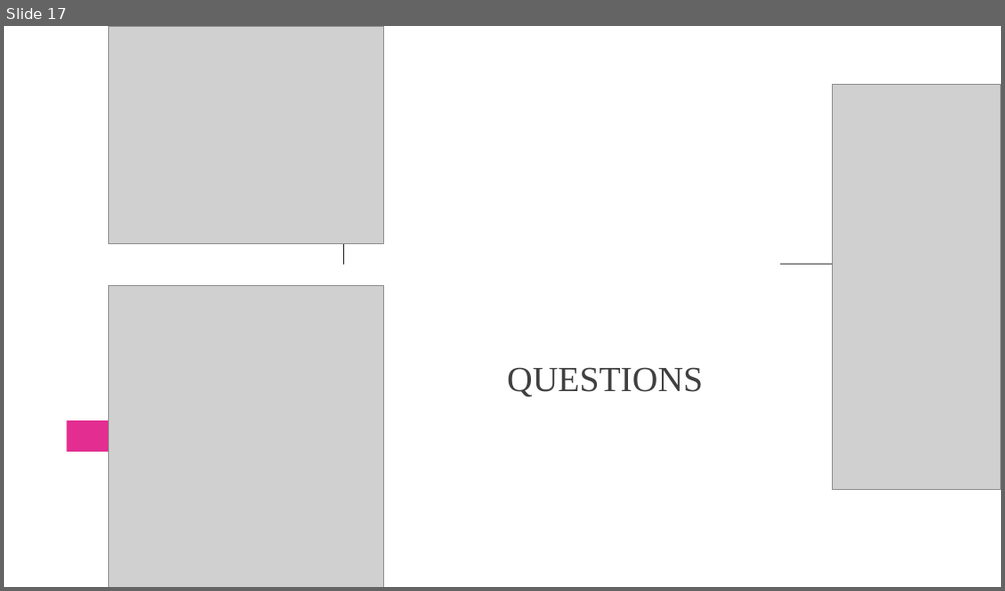
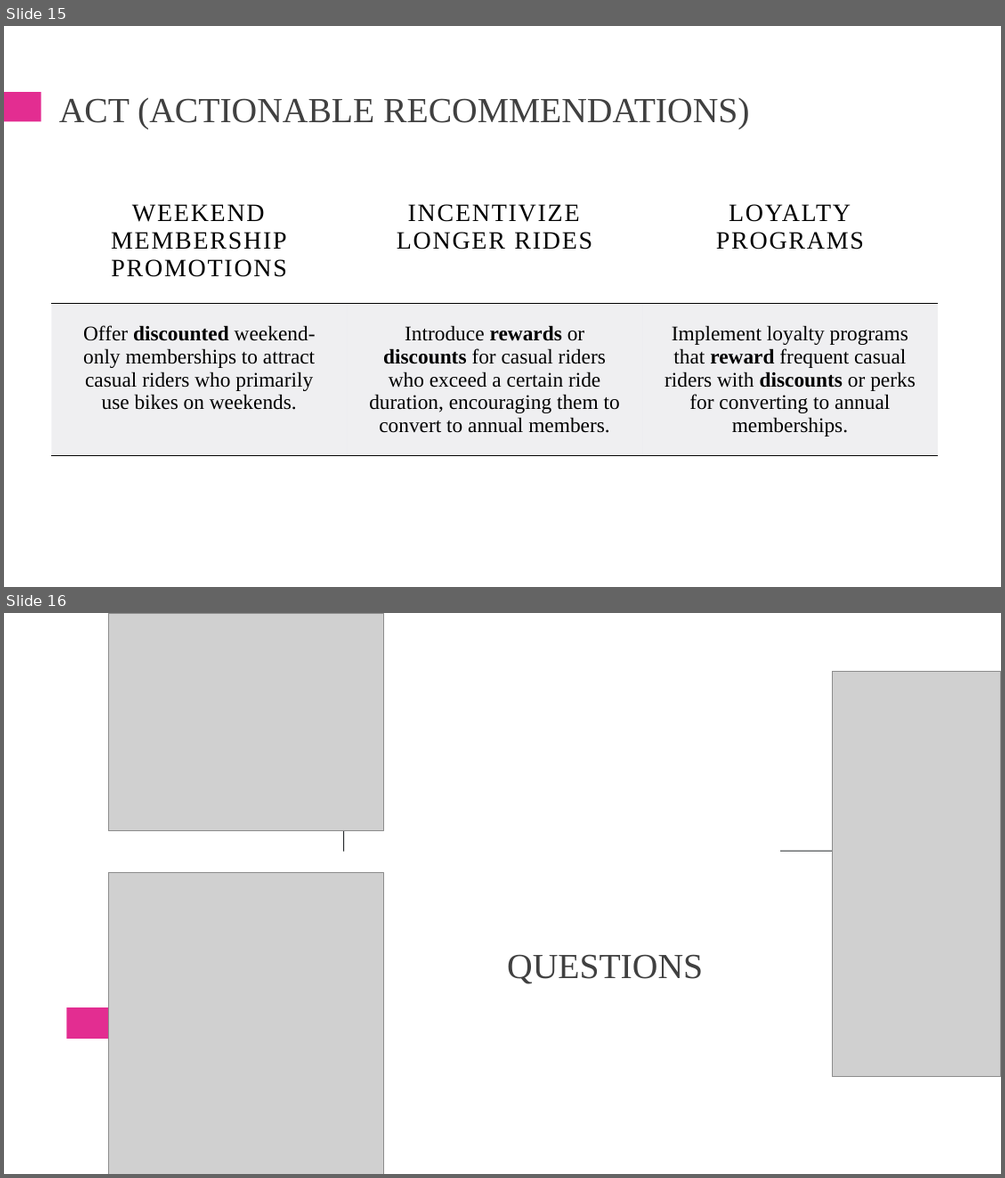
Before and after one commit to MuhammadOwais766/Google_Case_Study, a slide deck: Case_Study_Presentation.pptx. Shown one above the other, each under a label of ours: slide 17 before the commit, slides 15 and 16 after it. The pictures are 1005x591 and 1005x1178 pixels, drawn with LibreOffice and Linux fonts; fonts in the diff are those of the drawing; grey boxes stand for pictures. Boxes give left, top, right and bottom in pixels: in the first picture for what was removed or moved away, otherwise in the second. Text is boxed around its words. In the diff, an @@ line names an element or a change of style, - is before the commit and + after.

```diff
--- a/Case_Study_Presentation.pptx
+++ b/Case_Study_Presentation.pptx
@@ slide 15 added at [4,26,1001,587], background #FFFFFF @@
@@ rectangle added at [4,92,41,122], fill #E32D91 @@
@@ title added at [59,97,749,129], 34 pt, text #404040 @@
+ACT (ACTIONABLE RECOMMENDATIONS)
@@ table added at [52,181,938,468], 2 rows, 3 columns @@
+WEEKEND MEMBERSHIP PROMOTIONS | INCENTIVIZE LONGER RIDES | LOYALTY PROGRAMS
+Offer discounted weekend-only memberships to attract casual riders who primarily use bikes on weekends. | Introduce rewards or discounts for casual riders who exceed a certain ride duration, encouraging them to convert to annual members. | Implement loyalty programs that reward frequent casual riders with discounts or perks for converting to annual memberships.
@@ what was slide 17 is now slide 16 @@
```
Also in this commit, not shown: 4 slides changed, 10 other slides added, 12 slides removed, 8 other files.
